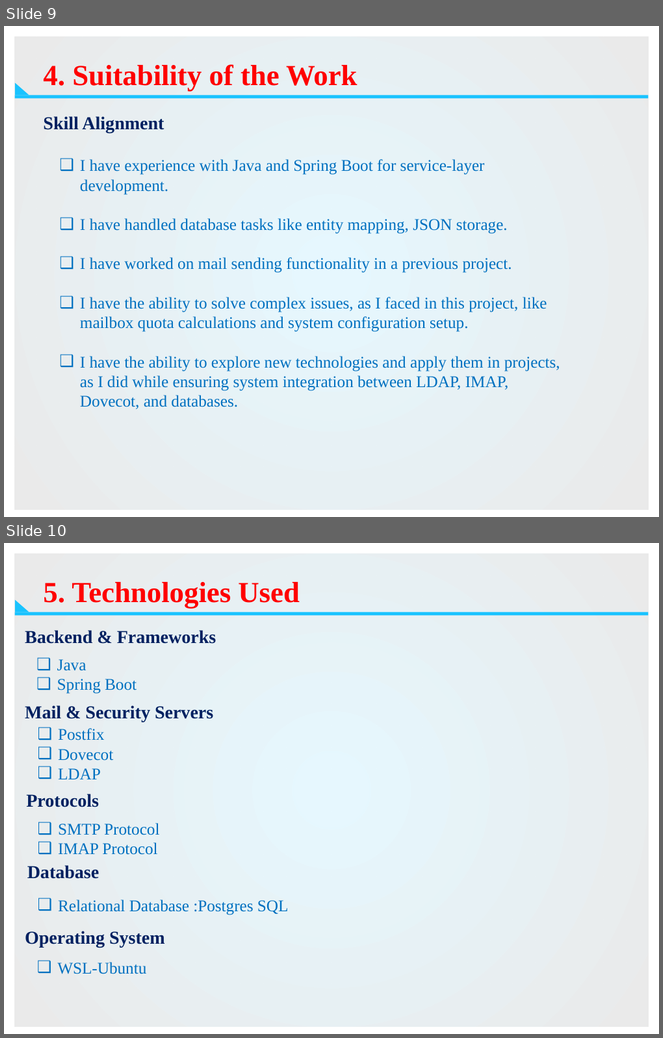
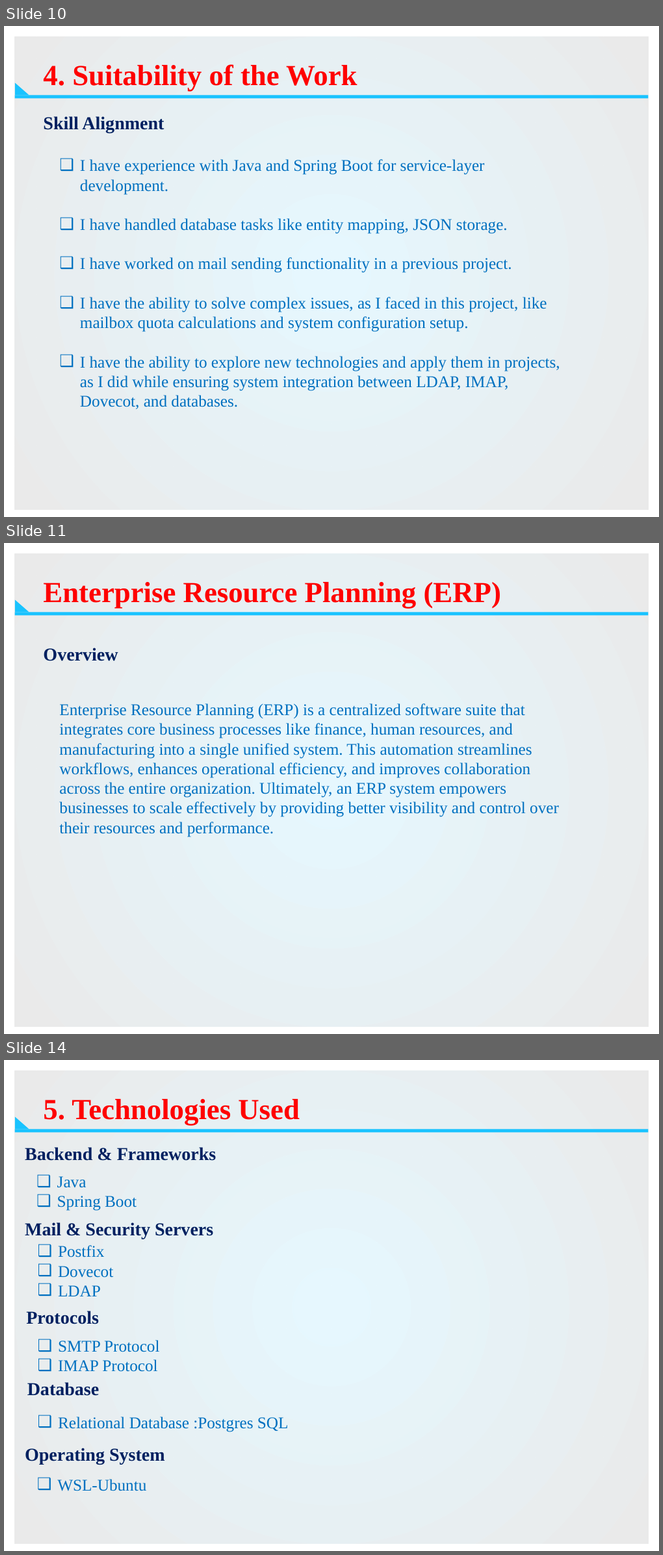
Before and after one commit to ushalaji0505/ERP-API-DOC, a slide deck: mms-bel.pptx. Shown one above the other, each under a label of ours: slides 9 and 10 before the commit, slides 10, 11 and 14 after it; the slides between them are not shown. The pictures are 663x1038 and 663x1555 pixels, drawn with LibreOffice and Linux fonts; fonts in the diff are those of the drawing; background and template pictures are left out. Boxes give left, top, right and bottom in pixels: in the first picture for what was removed or moved away, otherwise in the second. Text is boxed around its words. In the diff, an @@ line names an element or a change of style, - is before the commit and + after.

```diff
--- a/mms-bel.pptx
+++ b/mms-bel.pptx
@@ slide 11 added at box(4, 543, 659, 1034), background #FFFFFF; not listed: 4 template elements that a slide beside it also shows @@
@@ title added at box(43, 582, 501, 609), 32 pt, text #FF0000, bold @@
+Enterprise Resource Planning (ERP)
@@ text added at box(43, 648, 118, 661), 20 pt, text #002060, bold @@
+Overview
@@ text added at box(59, 704, 559, 837), 18 pt, text #0070C0 @@
+Enterprise Resource Planning (ERP) is a centralized software suite that integrates core business processes like finance, human resources, and manufacturing into a single unified system. This automation streamlines workflows, enhances operational efficiency, and improves collaboration across the entire organization. Ultimately, an ERP system empowers businesses to scale effectively by providing better visibility and control over their resources and performance.
@@ what was slide 9 is now slide 10 @@
@@ what was slide 10 is now slide 14 @@
```
Also in this commit, not shown: 3 slides changed, 3 other slides added.
